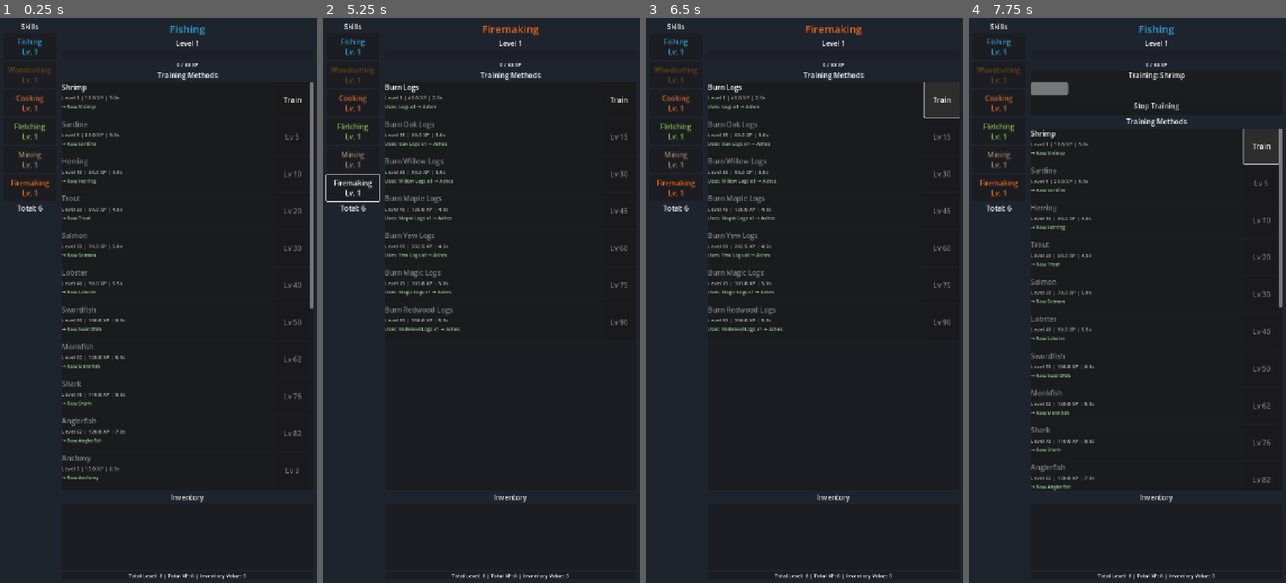
Above: before the commit, frames 1-4 (left to right).
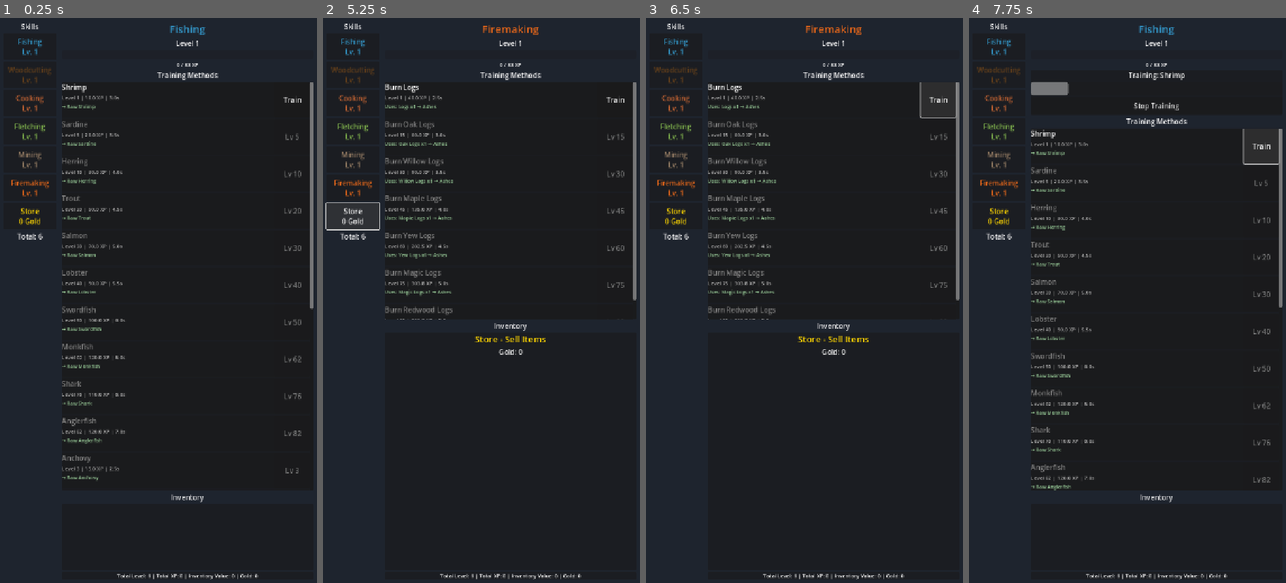
Above: after the commit, the same moments.

Repository: fahmed93/idlescapers
Game: Godot game, scene res://scenes/main.tscn
Same seed, same stepped clock (60 frames per second), same inputs: the game is played once before the commit and once after it.
Inputs (mouse positions are in pixels of both pictures, inside the frame that each line leads up to):
- Up to frame 1 (0.25 s): no input
- Up to frame 2 (5.25 s): click "Fishing Lv. 1" at 0.5 s; click "Woodcutting Lv. 1" at 1.25 s; click "Cooking Lv. 1" at 2 s; click "Fletching Lv. 1" at 2.75 s; click "Mining Lv. 1" at 3.5 s; click "Firemaking Lv. 1" at 4.25 s; click (351, 215) at 5 s, where only the run after the commit has a clickable "Store 0 Gold"
- Up to frame 3 (6.5 s): click "Train" at 5.75 s
- Up to frame 4 (7.75 s): click "Fishing Lv. 1" at 6.5 s; click "Train" at 7.25 s

The runs differ from the first frame. In frame 1, 0.4% of the frame differs, in the area x 5-82%, y 33-100%; in frame 2, 1.8%, in the area x 0-99%, y 11-100%; in frame 3, 1.6%; in frame 4, 0.4%.

Commit message:
Add Store autoload and UI for selling items for gold
Co-authored-by: fahmed93 <4407704+fahmed93@users.noreply.github.com>

Diff:
--- a/autoload/save_manager.gd
+++ b/autoload/save_manager.gd
@@ -40,6 +40,7 @@
 		"current_skill_id": GameManager.current_skill_id,
 		"current_method_id": GameManager.current_method_id,
 		"is_training": GameManager.is_training,
+		"gold": Store.gold,
 	}
 
 	var file := FileAccess.open(SAVE_FILE, FileAccess.WRITE)
@@ -86,6 +87,10 @@
 		Inventory.inventory.clear()
 		for item_id in save_data["inventory"]:
 			Inventory.inventory[item_id] = int(save_data["inventory"][item_id])
+
+	# Restore gold
+	if save_data.has("gold"):
+		Store.gold = int(save_data["gold"])
 
 	# Calculate offline progress
 	if save_data.has("timestamp"):
--- /dev/null
+++ b/autoload/store.gd
@@ -0,0 +1,70 @@
+## Store Autoload
+## Manages player gold and item selling
+extends Node
+
+signal gold_changed(new_amount: int)
+signal item_sold(item_id: String, amount: int, gold_earned: int)
+
+## Player gold
+var gold: int = 0
+
+## Get current gold amount
+func get_gold() -> int:
+	return gold
+
+## Add gold
+func add_gold(amount: int) -> void:
+	if amount <= 0:
+		return
+
+	gold += amount
+	gold_changed.emit(gold)
+
+## Remove gold (for future shop purchases)
+func remove_gold(amount: int) -> bool:
+	if amount <= 0:
+		return false
+
+	if gold < amount:
+		return false
+
+	gold -= amount
+	gold_changed.emit(gold)
+	return true
+
+## Check if player has enough gold
+func has_gold(amount: int) -> bool:
+	return gold >= amount
+
+## Sell an item from inventory
+func sell_item(item_id: String, amount: int = 1) -> bool:
+	if amount <= 0:
+		return false
+
+	# Check if player has the item
+	if not Inventory.has_item(item_id, amount):
+		return false
+
+	# Get item data to determine value
+	var item_data := Inventory.get_item_data(item_id)
+	if item_data == null:
+		return false
+
+	# Calculate total value
+	var gold_earned := item_data.value * amount
+
+	# Remove item from inventory
+	if Inventory.remove_item(item_id, amount):
+		add_gold(gold_earned)
+		item_sold.emit(item_id, amount, gold_earned)
+		return true
+
+	return false
+
+## Sell all of a specific item
+func sell_all(item_id: String) -> bool:
+	var count := Inventory.get_item_count(item_id)
+	if count <= 0:
+		return false
+
+	return sell_item(item_id, count)
--- a/project.godot
+++ b/project.godot
@@ -21,6 +21,7 @@
 GameManager="*res://autoload/game_manager.gd"
 Inventory="*res://autoload/inventory.gd"
 SaveManager="*res://autoload/save_manager.gd"
+Store="*res://autoload/store.gd"
 
 [display]
 
--- a/scripts/main.gd
+++ b/scripts/main.gd
@@ -20,12 +20,16 @@
 var selected_skill_id: String = ""
 var skill_buttons: Dictionary = {}
 var action_buttons: Dictionary = {}
+var is_store_view: bool = false
+var store_button: Button = null
+var store_panel: PanelContainer = null
 
 func _ready() -> void:
 	_setup_signals()
 	_populate_skill_sidebar()
 	_update_total_stats()
 	_hide_training_panel()
+	_create_store_ui()
 
 	# Select first skill by default
 	if not GameManager.skills.is_empty():
@@ -41,6 +45,8 @@
 	GameManager.training_stopped.connect(_on_training_stopped)
 	GameManager.action_completed.connect(_on_action_completed)
 	Inventory.inventory_updated.connect(_on_inventory_updated)
+	Store.gold_changed.connect(_on_gold_changed)
+	Store.item_sold.connect(_on_item_sold)
 	stop_button.pressed.connect(_on_stop_button_pressed)
 
 func _process(_delta: float) -> void:
@@ -48,9 +54,9 @@
 		_update_training_progress()
 
 func _populate_skill_sidebar() -> void:
-	# Clear existing buttons
+	# Clear existing buttons (but not the header or store button)
 	for child in skill_sidebar.get_children():
-		if child is Button:
+		if child is Button and child != store_button:
 			child.queue_free()
 	skill_buttons.clear()
 
@@ -65,6 +71,15 @@
 		skill_sidebar.add_child(button)
 		skill_buttons[skill_id] = button
 
+	# Add Store button if not already added
+	if store_button == null:
+		store_button = Button.new()
+		store_button.custom_minimum_size = Vector2(0, 60)
+		store_button.text = "Store\n%d Gold" % Store.get_gold()
+		store_button.add_theme_color_override("font_color", Color(1.0, 0.84, 0.0))  # Gold color
+		store_button.pressed.connect(_on_store_selected)
+		skill_sidebar.add_child(store_button)
+
 	# Add total level display at bottom
 	var total_label := Label.new()
 	total_label.name = "TotalLevelLabel"
@@ -73,7 +88,9 @@
 	skill_sidebar.add_child(total_label)
 
 func _on_skill_selected(skill_id: String) -> void:
+	is_store_view = false
 	selected_skill_id = skill_id
+	_show_skill_view()
 	_update_skill_display()
 	_populate_action_list()
 
@@ -262,7 +279,8 @@
 	var total_level := GameManager.get_total_level()
 	var total_xp := GameManager.get_total_xp()
 	var inventory_value := Inventory.get_total_value()
-	total_stats_label.text = "Total Level: %d | Total XP: %.0f | Inventory Value: %d" % [total_level, total_xp, inventory_value]
+	var gold := Store.get_gold()
+	total_stats_label.text = "Total Level: %d | Total XP: %.0f | Inventory Value: %d | Gold: %d" % [total_level, total_xp, inventory_value, gold]
 
 func _on_offline_progress(time_away: float, actions_completed: int, xp_gained: Dictionary) -> void:
 	# Show offline progress popup
@@ -293,3 +311,159 @@
 
 func _on_close_offline_popup() -> void:
 	offline_popup.visible = false
+
+## Create Store UI
+func _create_store_ui() -> void:
+	# Create store panel (hidden by default)
+	store_panel = PanelContainer.new()
+	store_panel.name = "StorePanel"
+	store_panel.visible = false
+	store_panel.size_flags_vertical = Control.SIZE_EXPAND_FILL
+
+	var store_vbox := VBoxContainer.new()
+	store_panel.add_child(store_vbox)
+
+	# Store header
+	var store_header := Label.new()
+	store_header.text = "Store - Sell Items"
+	store_header.horizontal_alignment = HORIZONTAL_ALIGNMENT_CENTER
+	store_header.add_theme_font_size_override("font_size", 20)
+	store_header.add_theme_color_override("font_color", Color(1.0, 0.84, 0.0))
+	store_vbox.add_child(store_header)
+
+	var gold_label := Label.new()
+	gold_label.name = "GoldLabel"
+	gold_label.text = "Gold: %d" % Store.get_gold()
+	gold_label.horizontal_alignment = HORIZONTAL_ALIGNMENT_CENTER
+	gold_label.add_theme_font_size_override("font_size", 16)
+	store_vbox.add_child(gold_label)
+
+	# Store items list
+	var scroll := ScrollContainer.new()
+	scroll.size_flags_vertical = Control.SIZE_EXPAND_FILL
+	scroll.horizontal_scroll_mode = ScrollContainer.SCROLL_MODE_DISABLED
+	store_vbox.add_child(scroll)
+
+	var store_items_list := VBoxContainer.new()
+	store_items_list.name = "StoreItemsList"
+	store_items_list.size_flags_horizontal = Control.SIZE_EXPAND_FILL
+	scroll.add_child(store_items_list)
+
+	# Add to main content (after inventory panel)
+	main_content.add_child(store_panel)
+	main_content.move_child(store_panel, inventory_panel.get_index() + 1)
+
+## Show store view
+func _on_store_selected() -> void:
+	is_store_view = true
+	_hide_skill_view()
+	_show_store_view()
+	_populate_store_items()
+
+## Show skill view
+func _show_skill_view() -> void:
+	if store_panel:
+		store_panel.visible = false
+	inventory_panel.visible = true
+
+## Hide skill view
+func _hide_skill_view() -> void:
+	inventory_panel.visible = false
+
+## Show store view
+func _show_store_view() -> void:
+	if store_panel:
+		store_panel.visible = true
+
+## Populate store items list
+func _populate_store_items() -> void:
+	if not store_panel:
+		return
+
+	var items_list := store_panel.get_node_or_null("VBoxContainer/ScrollContainer/StoreItemsList")
+	if not items_list:
+		return
+
+	# Clear existing items
+	for child in items_list.get_children():
+		child.queue_free()
+
+	var items := Inventory.get_all_items()
+	if items.is_empty():
+		var empty_label := Label.new()
+		empty_label.text = "No items to sell"
+		empty_label.horizontal_alignment = HORIZONTAL_ALIGNMENT_CENTER
+		items_list.add_child(empty_label)
+		return
+
+	for item_id in items:
+		var item_data := Inventory.get_item_data(item_id)
+		var count: int = items[item_id]
+
+		var item_panel := PanelContainer.new()
+		item_panel.custom_minimum_size = Vector2(0, 70)
+
+		var hbox := HBoxContainer.new()
+		item_panel.add_child(hbox)
+
+		# Item info
+		var info_vbox := VBoxContainer.new()
+		info_vbox.size_flags_horizontal = Control.SIZE_EXPAND_FILL
+		hbox.add_child(info_vbox)
+
+		var name_label := Label.new()
+		name_label.text = item_data.name if item_data else item_id
+		info_vbox.add_child(name_label)
+
+		var count_label := Label.new()
+		count_label.text = "Owned: %d" % count
+		count_label.add_theme_font_size_override("font_size", 12)
+		count_label.add_theme_color_override("font_color", Color(0.7, 0.7, 0.7))
+		info_vbox.add_child(count_label)
+
+		var value_label := Label.new()
+		value_label.text = "Value: %d gold each" % item_data.value
+		value_label.add_theme_font_size_override("font_size", 12)
+		value_label.add_theme_color_override("font_color", Color(1.0, 0.84, 0.0))
+		info_vbox.add_child(value_label)
+
+		# Sell buttons
+		var button_vbox := VBoxContainer.new()
+		hbox.add_child(button_vbox)
+
+		var sell_one_button := Button.new()
+		sell_one_button.text = "Sell 1"
+		sell_one_button.custom_minimum_size = Vector2(80, 30)
+		sell_one_button.pressed.connect(_on_sell_item.bind(item_id, 1))
+		button_vbox.add_child(sell_one_button)
+
+		var sell_all_button := Button.new()
+		sell_all_button.text = "Sell All"
+		sell_all_button.custom_minimum_size = Vector2(80, 30)
+		sell_all_button.pressed.connect(_on_sell_item.bind(item_id, count))
+		button_vbox.add_child(sell_all_button)
+
+		items_list.add_child(item_panel)
+
+## Handle selling an item
+func _on_sell_item(item_id: String, amount: int) -> void:
+	if Store.sell_item(item_id, amount):
+		_populate_store_items()
+
+## Update gold display when gold changes
+func _on_gold_changed(new_amount: int) -> void:
+	_update_total_stats()
+
+	# Update store button text
+	if store_button:
+		store_button.text = "Store\n%d Gold" % new_amount
+
+	# Update gold label in store panel
+	if store_panel:
+		var gold_label := store_panel.get_node_or_null("VBoxContainer/GoldLabel")
+		if gold_label:
+			gold_label.text = "Gold: %d" % new_amount
+
+## Handle item sold signal
+func _on_item_sold(item_id: String, amount: int, gold_earned: int) -> void:
+	print("[Main] Sold %d x %s for %d gold" % [amount, item_id, gold_earned])
